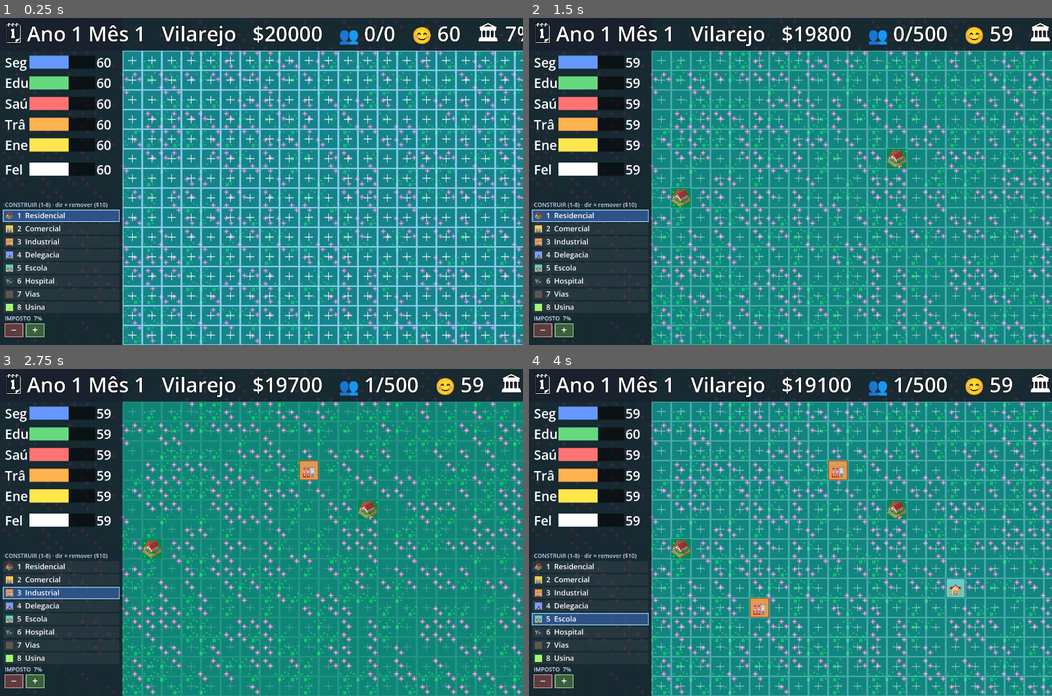
Above: before the commit, frames 1-4 (two rows, left to right).
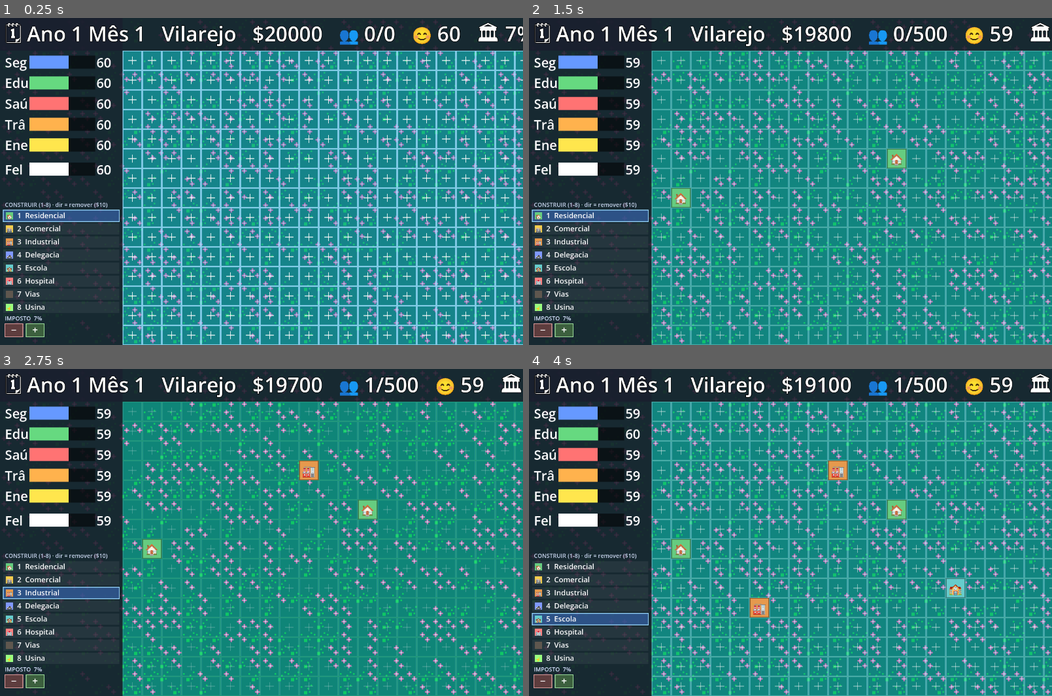
Above: after the commit, the same moments.

Repository: andrewsmedina/yourcity
Game: Godot game, scene res://scenes/main.tscn
Two runs of this game, one before a commit and one after it. Both use one fixed random seed, a clock stepped at 60 frames per second and the inputs below.
Inputs (mouse positions are in pixels of both pictures, inside the frame that each line leads up to):
- Up to frame 1 (0.25 s): no input
- Up to frame 2 (1.5 s): tap Enter at 0.5 s; move the mouse to (905, 165) at 0.52 s; tap 1 at 0.6 s; click (905, 165) at 0.67 s; tap Space at 0.77, 1.25 s; drag from (685, 197) to (764, 246) at 1.27 s
- Up to frame 3 (2.75 s): move the mouse to (313, 460) at 2.02 s; tap 3 at 2.1 s; click (313, 460) at 2.17 s
- Up to frame 4 (4 s): drag from (764, 597) to (633, 483) at 2.77 s; move the mouse to (947, 581) at 3.52 s; tap 5 at 3.6 s; click (947, 581) at 3.67 s; tap Space at 3.77 s

The runs differ from the first frame. In frame 1, less than 0.1% of the frame differs, in the area x 1-3%, y 59-82%; in frame 2, 0.5%, in the area x 1-73%, y 40-82%; in frame 3, 0.5%; in frame 4, 0.5%.

Commit message:
Use emoji for house and hospital too
Drop the residential/hospital sprites so they render as 🏠 / 🏥 like the other
emoji zones; roads keep the street sprite.

Co-Authored-By: Claude Opus 4.8 (1M context) <noreply@anthropic.com>

Diff:
--- a/scripts/build_overlay.gd
+++ b/scripts/build_overlay.gd
@@ -47,8 +47,6 @@
 	_emoji_font.font_names = PackedStringArray(
 		["Apple Color Emoji", "Segoe UI Emoji", "Noto Color Emoji"])
 	_zone_textures[CitySim.Zone.ROADS] = load("res://assets/tile_street.png")
-	_zone_textures[CitySim.Zone.RESIDENTIAL] = load("res://assets/tile_residential.png")
-	_zone_textures[CitySim.Zone.HOSPITAL] = load("res://assets/tile_hospital.png")
 	City.city_changed.connect(queue_redraw)
 
 func _process(delta: float) -> void:
